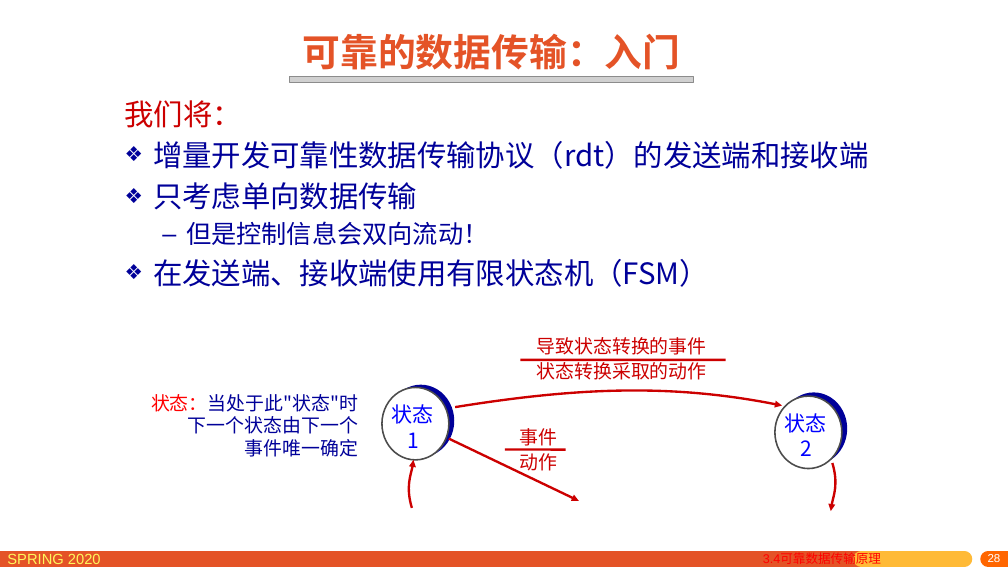
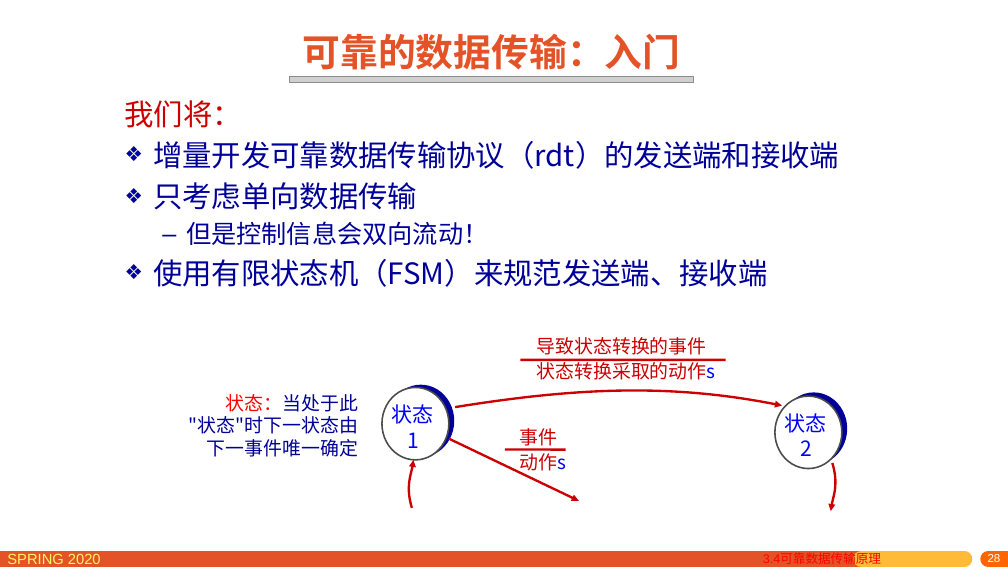
Before and after one commit to network-distributed/presentations, a slide deck: slide 28 of chapter3_cn.pptx. Drawn at 1008x567 pixels with LibreOffice and Linux fonts; fonts in the diff are those of the drawing; grey boxes stand for pictures. Boxes give left, top, right and bottom in pixels: in the first picture for what was removed or moved away, otherwise in the second. Text is boxed around its words. In the diff, an @@ line names an element or a change of style, - is before the commit and + after.

```diff
--- a/chapter3_cn.pptx
+++ b/chapter3_cn.pptx
@@ text at box(153, 141, 839, 169): text changed @@
-❖ 增量开发可靠性数据传输协议（rdt）的发送端和接收端
+❖ 增量开发可靠数据传输协议（rdt）的发送端和接收端
@@ text at box(153, 259, 768, 287): text changed @@
-❖ 在发送端、接收端使用有限状态机（FSM）
+❖ 使用有限状态机（FSM）来规范发送端、接收端
@@ text at box(537, 358, 716, 380): text changed @@
-状态转换采取的动作
+状态转换采取的动作s
@@ text at box(189, 394, 358, 457): text changed @@
-状态：当处于此"状态"时下一个状态由下一个事件唯一确定
+状态：当处于此
+"状态"时下一状态由
+下一事件唯一确定
@@ text at box(520, 449, 567, 474): text changed @@
-动作
+动作s
```
Also in this commit, not shown: 29 other slides changed, 1 other file.
